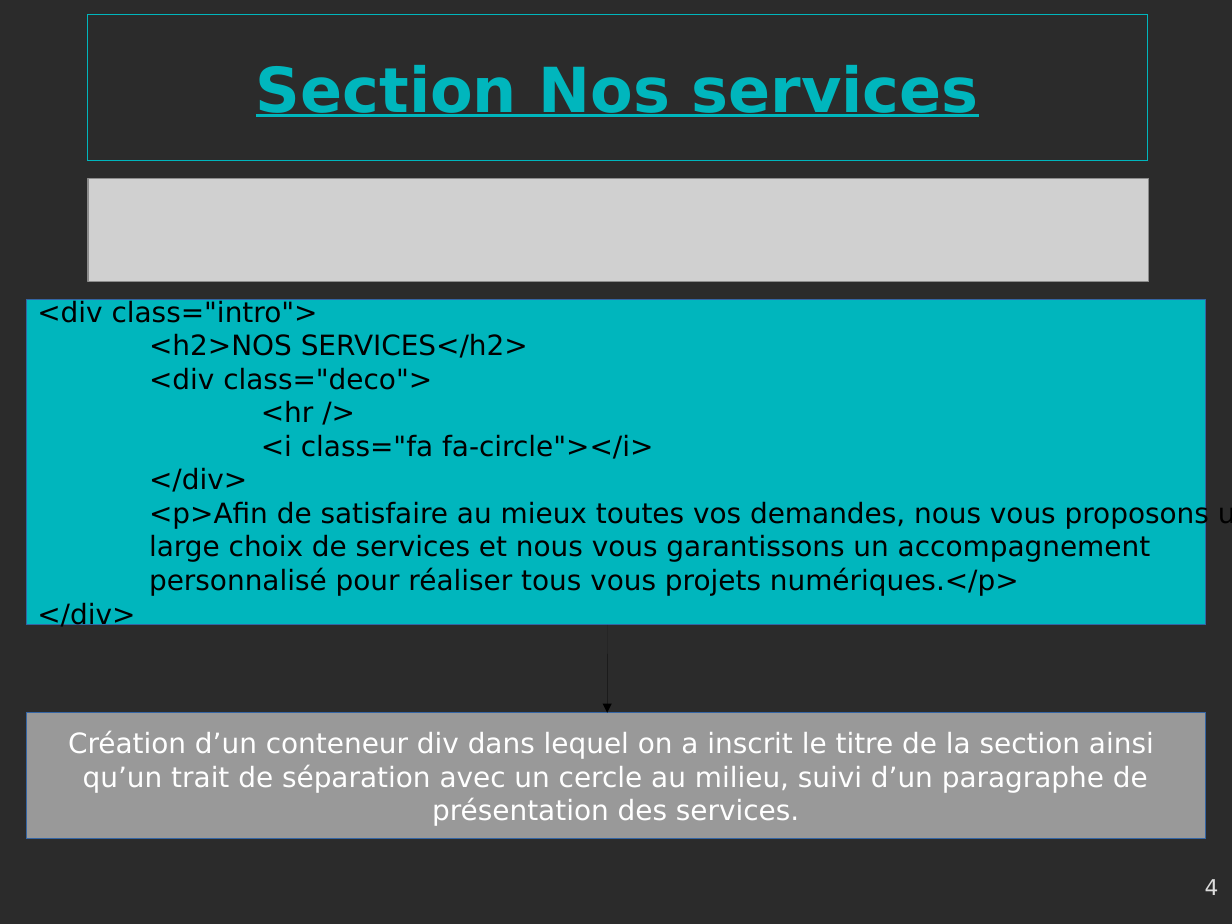
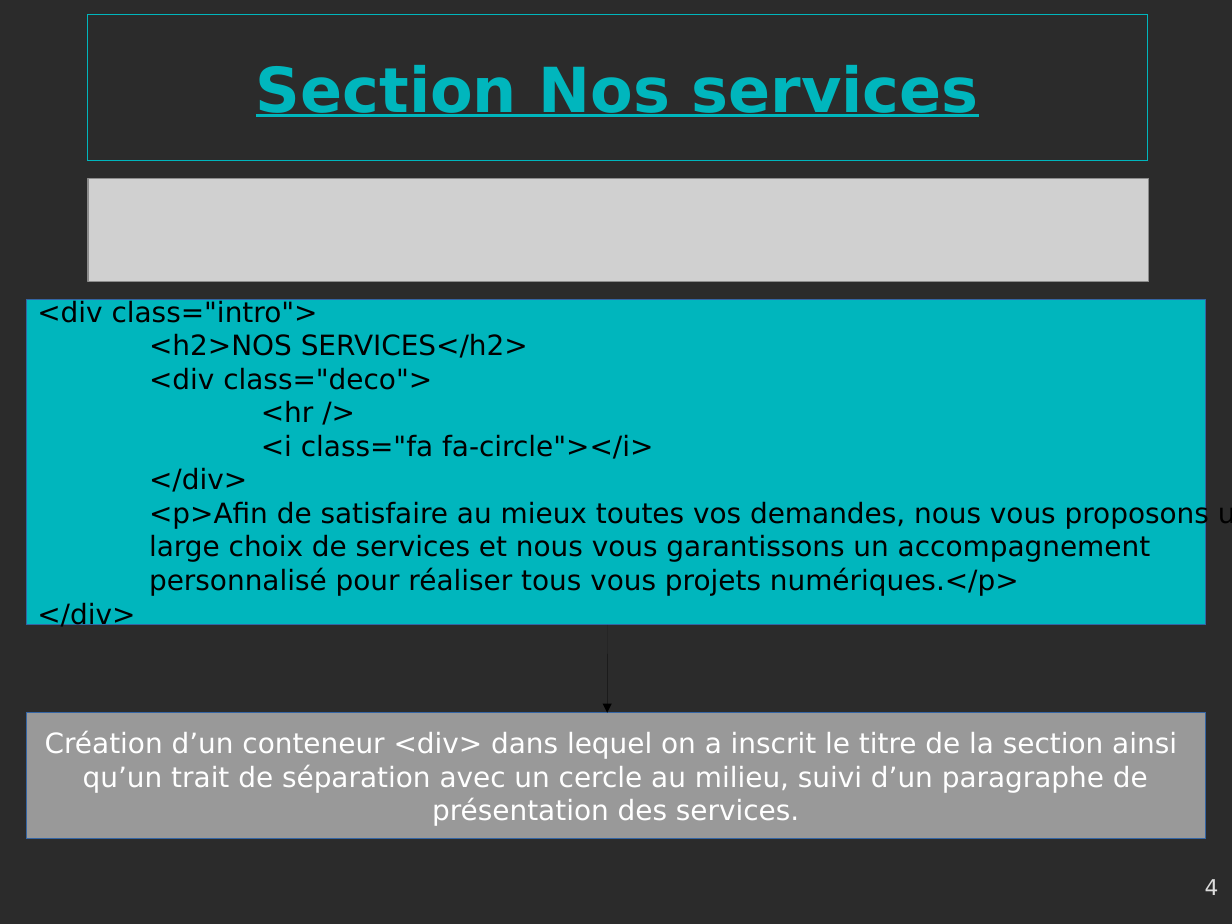
Before and after one commit to gambit13009/webagency, a slide deck: slide 4 of Webagency-presentation.odp. Drawn at 1232x924 pixels with LibreOffice and Linux fonts; fonts in the diff are those of the drawing; grey boxes stand for pictures; background and template pictures are left out; a plain dark background stands for a picture behind light text. Boxes give left, top, right and bottom in pixels: in the first picture for what was removed or moved away, otherwise in the second. Text is boxed around its words. In the diff, an @@ line names an element or a change of style, - is before the commit and + after.

```diff
--- a/Webagency-presentation.odp
+++ b/Webagency-presentation.odp
@@ text in rectangle at (45,731,1177,759): text changed @@
-Création d’un conteneur div dans lequel on a inscrit le titre de la section ainsi
+Création d’un conteneur <div> dans lequel on a inscrit le titre de la section ainsi
```
Also in this commit, not shown: 8 other slides changed, 3 other files.
